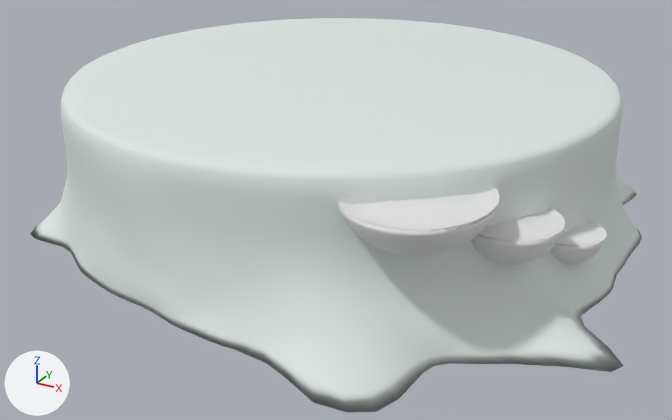
Two versions of the Blender file production/3D_assets/linked_assets/objects/stumpy.blend, one commit apart.
Before and after are seen from a 50 mm lens placed at (5.61, -10.19, 5.01), pointed at (0.25, -0.44, 0.14). The axes (+X, +Y, +Z) are drawn at lower left. The lights are the same throughout.

The older version as bpy lines, for what is in view:
```python
me_cylinder = bpy.data.meshes.new('Cylinder')
me_cylinder.from_pydata(...)  # 2176 vertices, 2050 faces; spans x -1.07..1.23, y -1.17..1.16, z -1.19..0.64
me_cylinder.polygons.foreach_set('use_smooth', [True] * 2050)
me_cylinder.materials.append(mat_tree)  # white #dfe7e4
me_cylinder_001 = bpy.data.meshes.new('Cylinder.001')
me_cylinder_001.from_pydata(...)  # 482 vertices, 512 faces; spans x -0.293..0.281, y -0.3..0.275, z -0.682..0.042
me_cylinder_001.polygons.foreach_set('use_smooth', [True] * 512)
me_cylinder_002 = bpy.data.meshes.new('Cylinder.002')
me_cylinder_002.from_pydata(...)  # 482 vertices, 512 faces; spans x -0.293..0.281, y -0.3..0.275, z -0.682..0.042
me_cylinder_002.polygons.foreach_set('use_smooth', [True] * 512)
me_cylinder_003 = bpy.data.meshes.new('Cylinder.003')
me_cylinder_003.from_pydata(...)  # 482 vertices, 512 faces; spans x -0.293..0.281, y -0.3..0.275, z -0.682..0.042
me_cylinder_003.polygons.foreach_set('use_smooth', [True] * 512)
ob_stair = bpy.data.objects.new('Stair', me_cylinder_001)
ob_stair.location = (0.0, 0.0, 0.0)
ob_stair.delta_location = (2.317, -2.494, 1.512)
ob_stair.delta_scale = (2.686, 2.933, 0.767)
ob_stair_001 = bpy.data.objects.new('Stair.001', me_cylinder_002)
ob_stair_001.location = (0.0, 0.0, 0.0)
ob_stair_001.delta_location = (3.035, -1.776, 1.125)
ob_stair_001.delta_scale = (1.829, 1.854, 0.639)
ob_stair_002 = bpy.data.objects.new('Stair.002', me_cylinder_003)
ob_stair_002.location = (0.0, 0.0, 0.0)
ob_stair_002.delta_location = (3.454, -0.998, 0.77)
ob_stair_002.delta_scale = (1.281, 1.298, 0.504)
ob_stump = bpy.data.objects.new('Stump', me_cylinder)
ob_stump.location = (0.0, 0.0, 0.0)
ob_stump.delta_location = (0.0778, 0.0, 1.152)
ob_stump.delta_scale = (3.483, 3.483, 1.069)
```
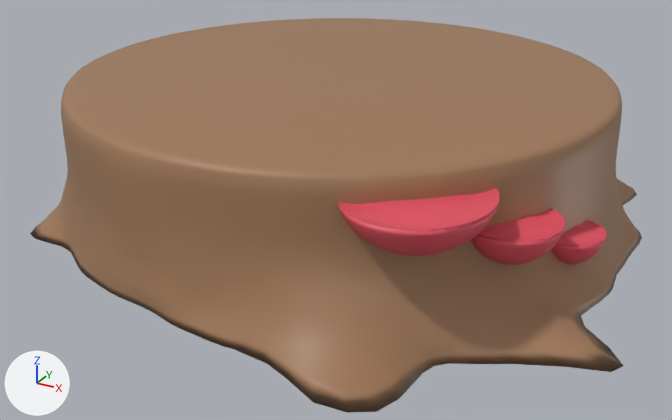
Commit message: Add stump color

The change, as a diff of the scene's bpy script:
```diff
--- a/production/3D_assets/linked_assets/objects/stumpy.blend.py
+++ b/production/3D_assets/linked_assets/objects/stumpy.blend.py
@@ mat_shroom_mat @@
+mat_shroom_mat = principled_material('shroom_mat')
+mat_shroom_mat.base_color = (0.8, 0.0911, 0.135)  # red #e75567
@@ mat_stump_mat @@
+mat_stump_mat = principled_material('stump_mat')
+mat_stump_mat.base_color = (0.355, 0.193, 0.102)  # brown #a17a5a
@@ me_cylinder @@
 me_cylinder.from_pydata(...)  # 2176 vertices, 2050 faces; spans x -1.07..1.23, y -1.17..1.16, z -1.19..0.64
-me_cylinder.materials.append(mat_tree)  # white #dfe7e4
+me_cylinder.materials.append(mat_stump_mat)  # brown #a17a5a
@@ me_cylinder_001 @@
 me_cylinder_001.from_pydata(...)  # 482 vertices, 512 faces; spans x -0.293..0.281, y -0.3..0.275, z -0.682..0.042
+me_cylinder_001.materials.append(mat_shroom_mat)  # red #e75567
@@ me_cylinder_002 @@
 me_cylinder_002.from_pydata(...)  # 482 vertices, 512 faces; spans x -0.293..0.281, y -0.3..0.275, z -0.682..0.042
+me_cylinder_002.materials.append(mat_shroom_mat)  # red #e75567
@@ me_cylinder_003 @@
 me_cylinder_003.from_pydata(...)  # 482 vertices, 512 faces; spans x -0.293..0.281, y -0.3..0.275, z -0.682..0.042
+me_cylinder_003.materials.append(mat_shroom_mat)  # red #e75567
```

Pixel boxes (x1, y1, x2, y2) of what changed, in the pictures (672 x 420 px):
'Stump', recoloured (white to brown)
    both: (30, 18, 642, 413)
'Stair', recoloured (white to red)
    both: (338, 188, 500, 256)
'Stair.001', recoloured (white to red)
    both: (471, 208, 565, 265)
'Stair.002', recoloured (white to red)
    both: (551, 220, 607, 264)
